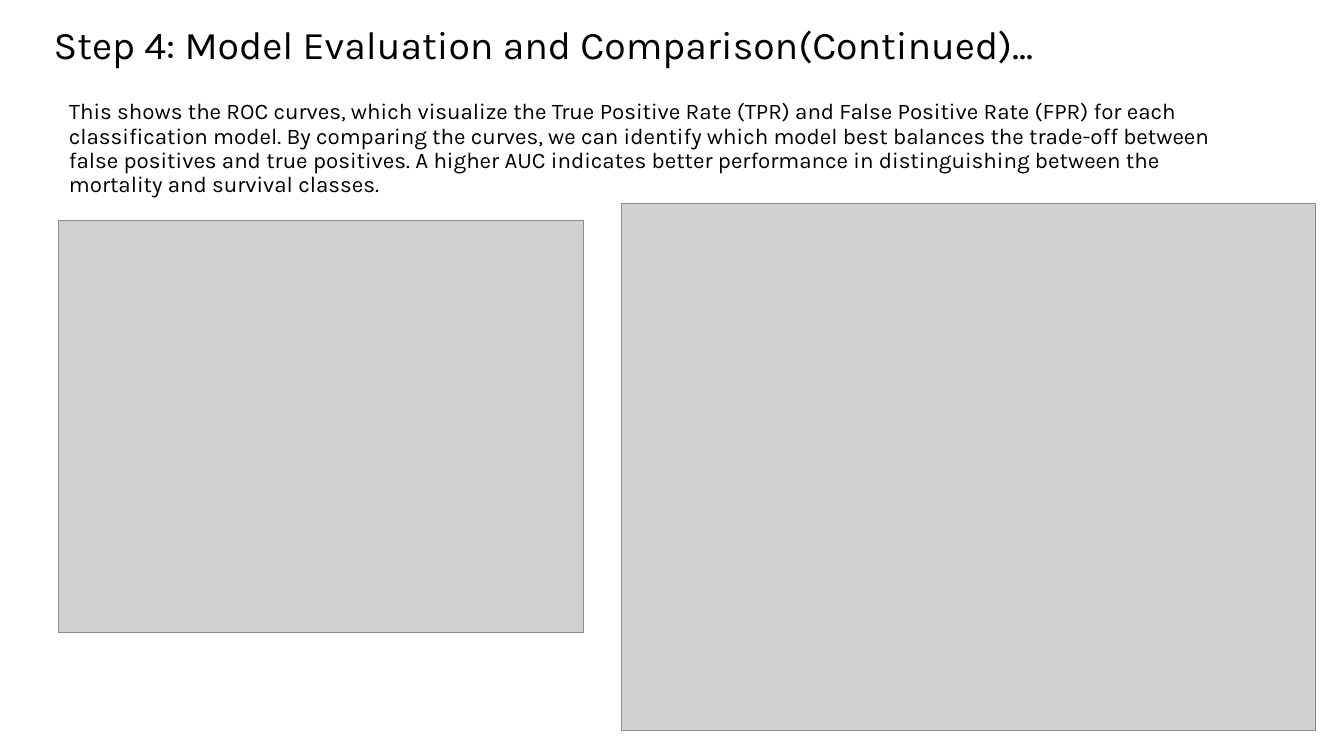
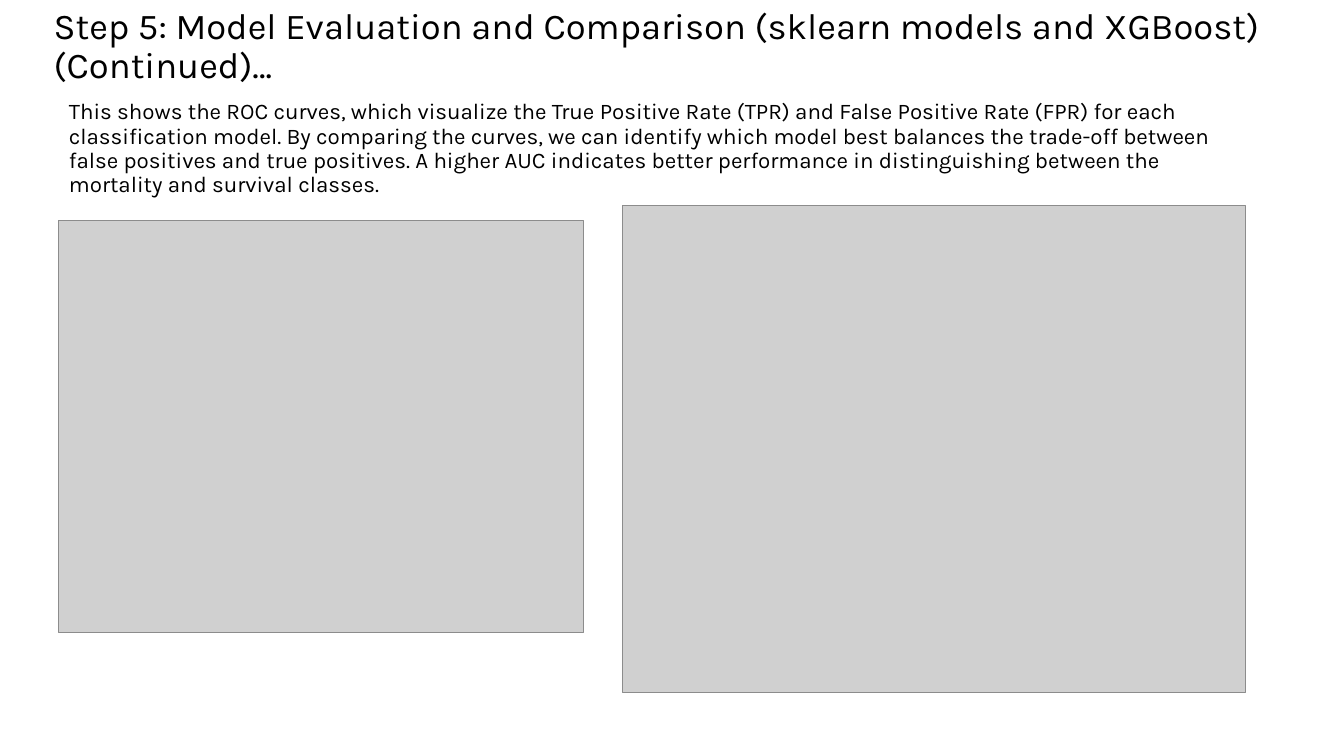
Before and after one commit to AnkitaSavaliya/AIH, a slide deck: slide 15 of ML-DL_MIMIC-IV_ARF_MORTALITY_PREDICTION.pptx. Drawn at 1344x756 pixels with LibreOffice and Linux fonts; fonts in the diff are those of the drawing; grey boxes stand for pictures. Boxes give left, top, right and bottom in pixels: in the first picture for what was removed or moved away, otherwise in the second. Text is boxed around its words. In the diff, an @@ line names an element or a change of style, - is before the commit and + after.

```diff
--- a/ML-DL_MIMIC-IV_ARF_MORTALITY_PREDICTION.pptx
+++ b/ML-DL_MIMIC-IV_ARF_MORTALITY_PREDICTION.pptx
@@ text at (54, 12, 1259, 82): text changed; size 28 to 26 pt @@
-Step 4: Model Evaluation and Comparison(Continued)...
+Step 5: Model Evaluation and Comparison (sklearn models and XGBoost) (Continued)…
@@ picture: place and size @@
-picture at (621, 203, 1316, 731)
+picture at (623, 205, 1246, 692)
```
Also in this commit, not shown: 18 other slides changed, 1 other file.
